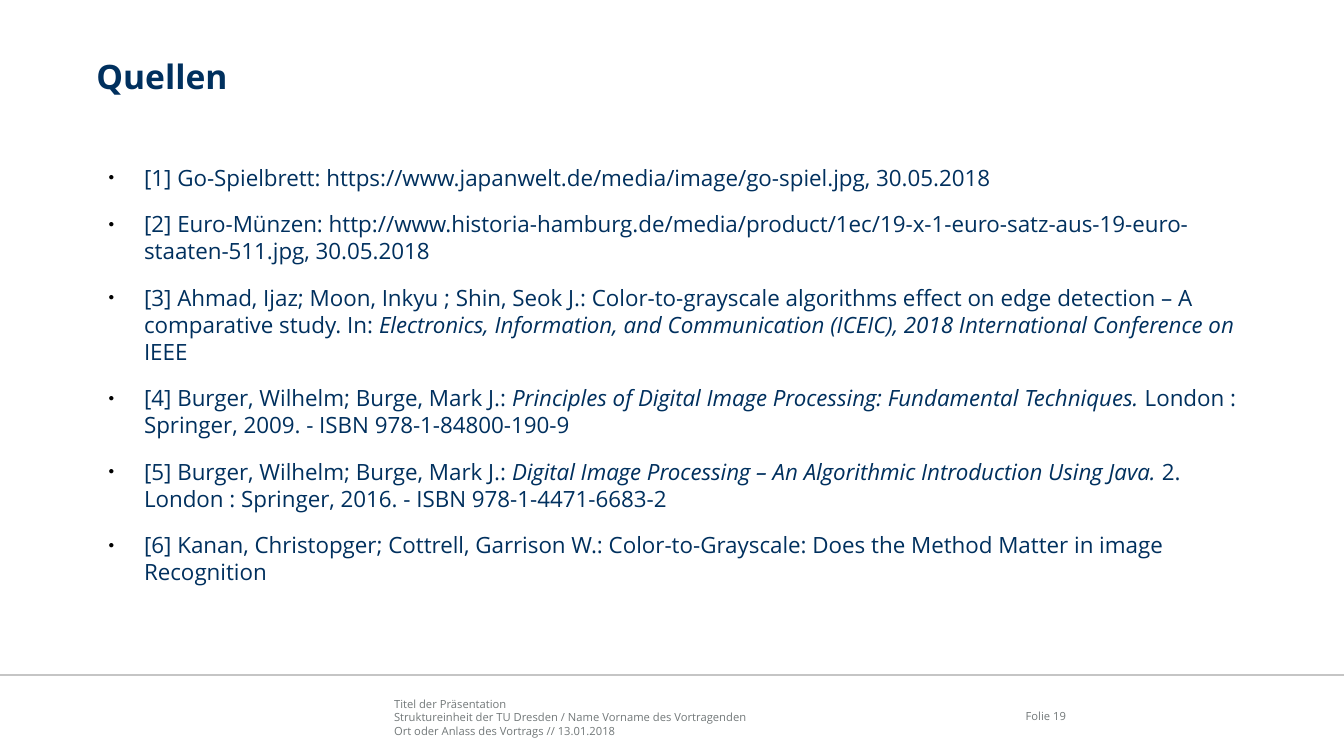
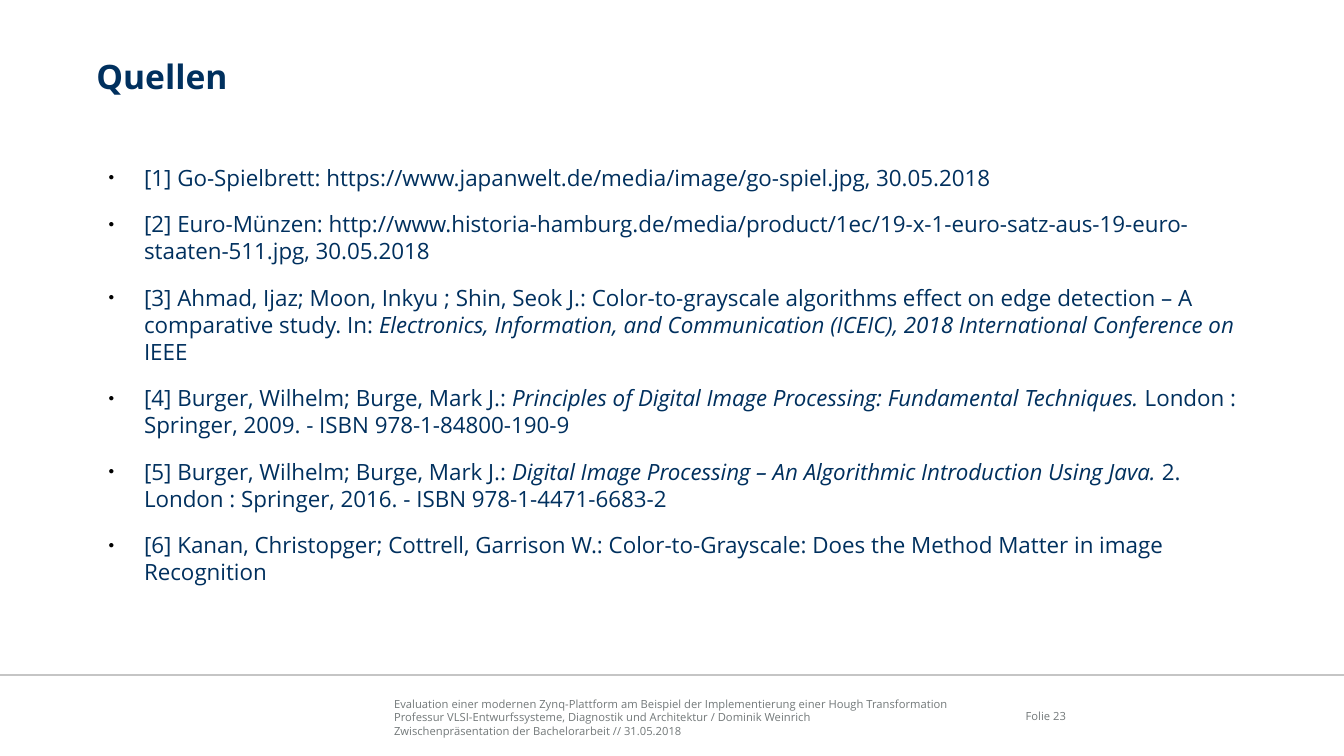
Before and after one commit to freeDom-/hough, a slide deck: slide 23 of Zwischenpräsentation/Zwischenpräsentation.odp (slide 19 before the commit). Drawn at 1344x756 pixels with LibreOffice and Linux fonts; fonts in the diff are those of the drawing; background and template pictures are left out. Boxes give left, top, right and bottom in pixels: in the first picture for what was removed or moved away, otherwise in the second. Text is boxed around its words. In the diff, an @@ line names an element or a change of style, - is before the commit and + after.

```diff
--- a/Zwischenpräsentation/Zwischenpräsentation.odp
+++ b/Zwischenpräsentation/Zwischenpräsentation.odp
@@ text at (x1=394, y1=699, x2=947, y2=738): text changed @@
-Titel der Präsentation
-Struktureinheit der TU Dresden / Name Vorname des Vortragenden
-Ort oder Anlass des Vortrags // 13.01.2018
+Evaluation einer modernen Zynq-Plattform am Beispiel der Implementierung einer Hough Transformation
+Professur VLSI-Entwurfssysteme, Diagnostik und Architektur / Dominik Weinrich
+Zwischenpräsentation der Bachelorarbeit // 31.05.2018
@@ page number at (x1=1026, y1=711, x2=1066, y2=720): text changed @@
-Folie 19
+Folie 23
```
Also in this commit, not shown: 17 other slides changed, 5 slides added, 1 slide removed, 21 other files.
